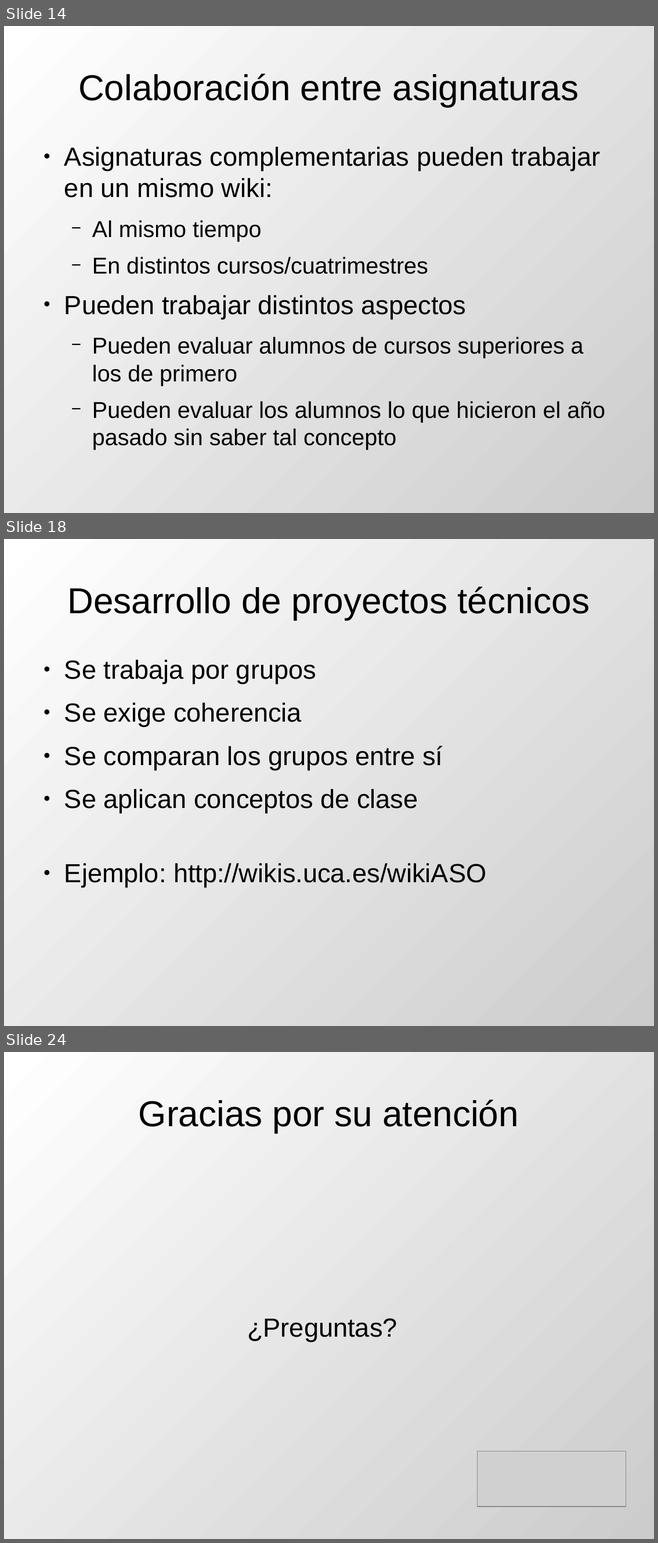
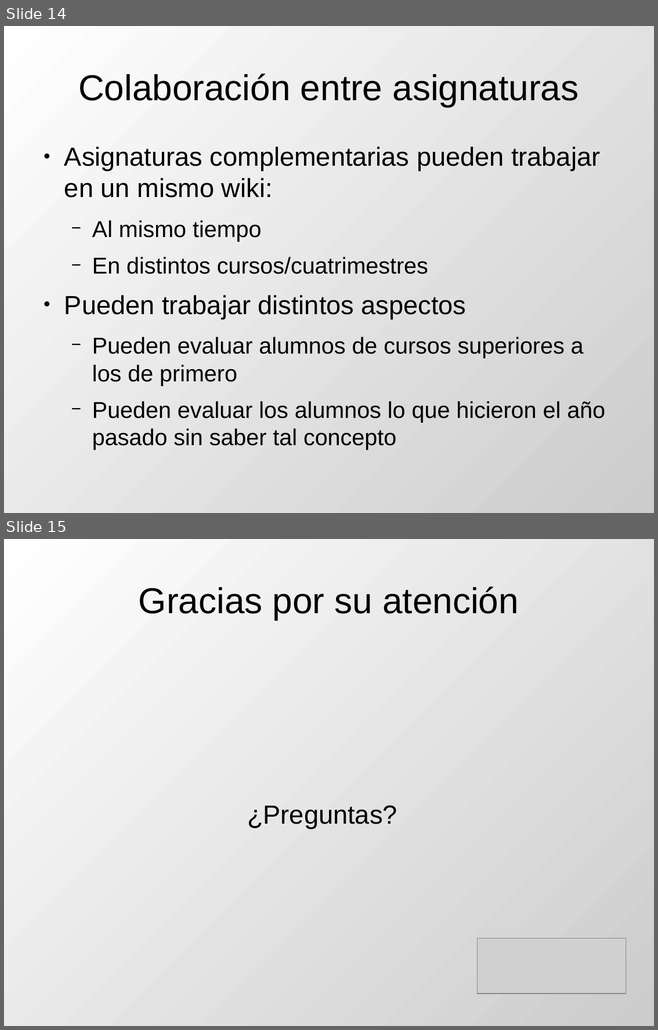
Before and after one commit to DrPantera/wikis4education, a slide deck: uca-2017/tema-2-WikisEnEducacion.odp. Shown one above the other, each under a label of ours: slides 14, 18 and 24 before the commit, slides 14 and 15 after it; the slides between them are not shown. The pictures are 658x1543 and 658x1030 pixels, drawn with LibreOffice and Linux fonts; fonts in the diff are those of the drawing; grey boxes stand for pictures. Boxes give left, top, right and bottom in pixels: in the first picture for what was removed or moved away, otherwise in the second. Text is boxed around its words. In the diff, an @@ line names an element or a change of style, - is before the commit and + after.

```diff
--- a/uca-2017/tema-2-WikisEnEducacion.odp
+++ b/uca-2017/tema-2-WikisEnEducacion.odp
@@ slide 18 removed at bbox=[4, 539, 654, 1026], background gradient #FFFFFF to #CCCCCC @@
@@ title removed at bbox=[67, 587, 590, 620] @@
-Desarrollo de proyectos técnicos
@@ text removed at bbox=[64, 660, 486, 888] @@
-● Se trabaja por grupos
-● Se exige coherencia
-● Se comparan los grupos entre sí
-● Se aplican conceptos de clase
-● Ejemplo: http://wikis.uca.es/wikiASO
@@ what was slide 24 is now slide 15 @@
```
Also in this commit, not shown: 1 slide changed, 8 other slides removed, 7 other files.
